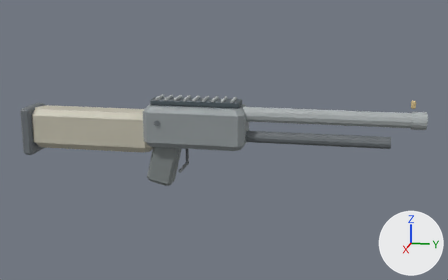
Two versions of the glTF model assets/models/shotgun_body.glb, one commit apart.
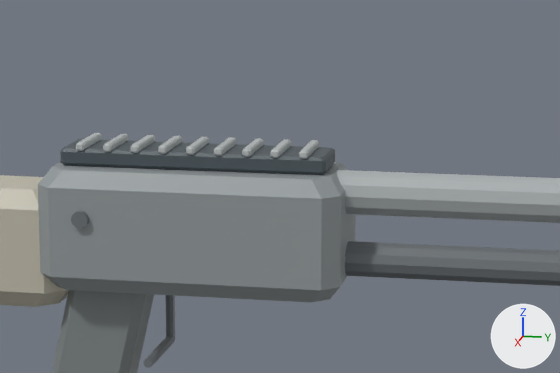
There are two pictures of each version: one whole from a camera (50 mm lens) standing at (2.913, 0.71, 0.66) and looking at (-0.005, 0.127, -0.07), one close up on the part from 29% to 71% of the width and 18% to 62% of the height. The axes (+X, +Y, +Z) are drawn at lower right. The lights are the same throughout. The first two pictures are the older version. Where no turn or scale is listed for an object, it has been applied to the vertices. Vertices at exactly the same position are counted once.

Before the edit, the objects in view are built like this:
```python
me_geometry_0 = bpy.data.meshes.new('geometry_0')
me_geometry_0.from_pydata(...)  # 702 vertices, 1324 faces; spans x -0.11..0.11, y -0.9..1.07, z -0.31..0.16
me_geometry_0.materials.append(mat_defaultmaterial)
ob_geometry_0 = bpy.data.objects.new('geometry_0', me_geometry_0)
ob_geometry_0.location = (0.0, 0.0, 0.0)
```
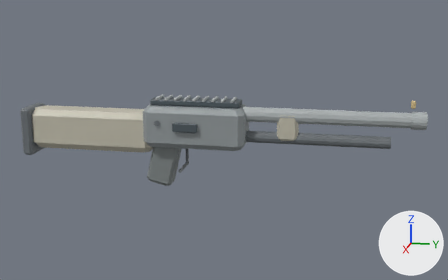
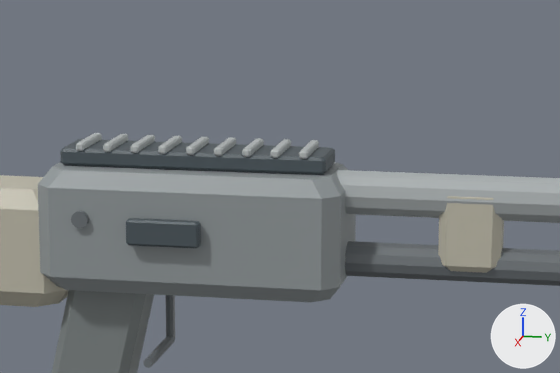
Location of each change, (x1, y1, x2, y2) in pixels of the close-ups (560 x 373 px):
part 1 of me_geometry_0, added: after (438, 196, 504, 273)
part 2 of me_geometry_0, added: after (126, 218, 201, 248)

Patch to the scene script:
```diff
--- a/assets/models/shotgun_body.glb.py
+++ b/assets/models/shotgun_body.glb.py
@@ me_geometry_0 @@
 # used by ob_geometry_0; location = (0.0, 0.0, 0.0)
-me_geometry_0.from_pydata(...)  # 702 vertices, 1324 faces; spans x -0.11..0.11, y -0.9..1.07, z -0.31..0.16
+me_geometry_0.from_pydata(...)  # 766 vertices, 1444 faces; spans x -0.11..0.12, y -0.9..1.07, z -0.31..0.16
+# me_geometry_0 part 1: the loose piece of 32 vertices spanning x -0.1..0.1, y -0.26..0.24, z -0.1..0.1 is copied, and the copy is scaled about its middle by (0.295, 0.168, 0.72), then moved by (0.0, 0.45, 0.02); it spans x -0.04..0.04, y 0.39..0.49, z -0.05..0.09
+# me_geometry_0 part 2: the loose piece of 32 vertices spanning x -0.1..0.1, y -0.26..0.24, z -0.1..0.1 is copied, and the copy is scaled about its middle by (0.0759, 0.25, 0.219), then moved by (0.11, -0.03, 0.01); it spans x 0.1..0.12, y -0.1..0.02, z -0.01..0.03
 me_geometry_0.materials.append(mat_defaultmaterial)
```
